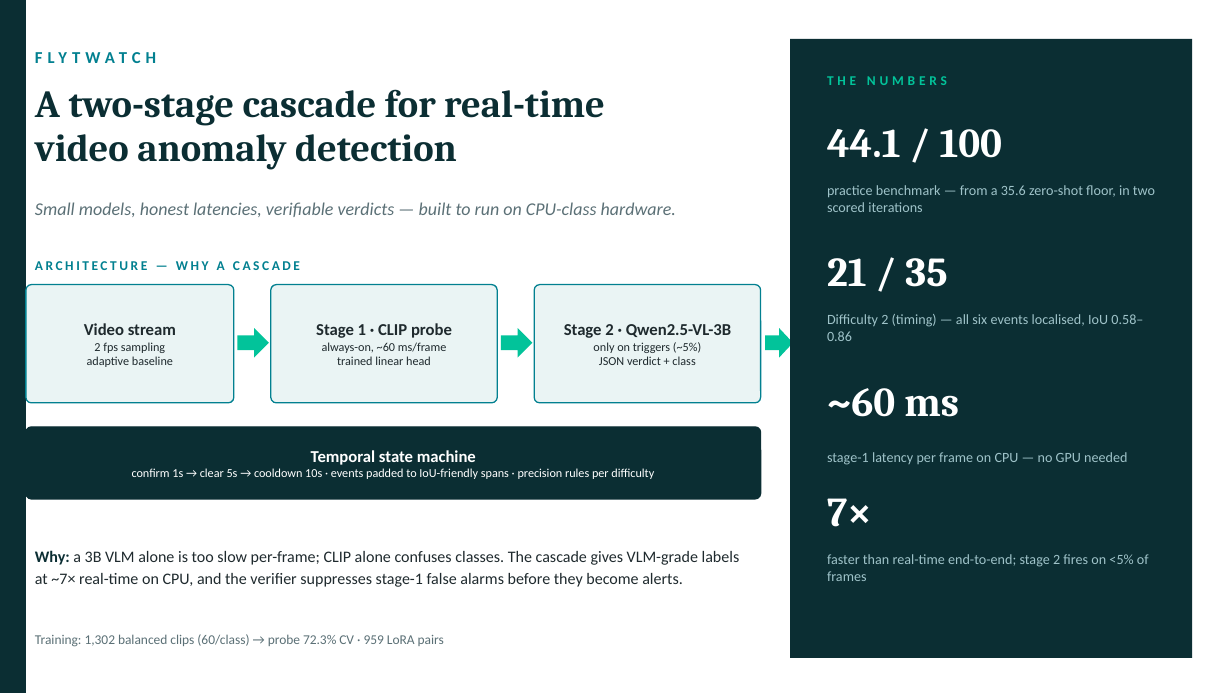
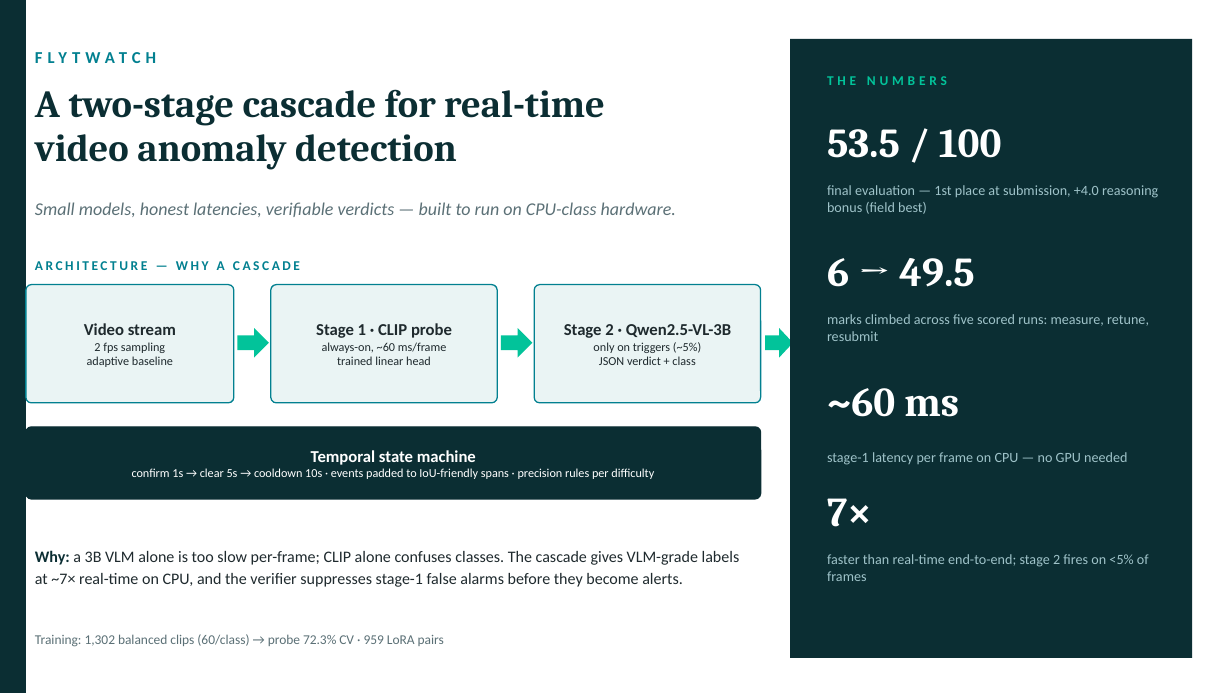
Before and after one commit to ambikeesshh/flytwatch, a slide deck: slide 1 of submission/FlytWatch_Final_2slides.pptx. Drawn at 1232x693 pixels with LibreOffice and Linux fonts; fonts in the diff are those of the drawing. Boxes give left, top, right and bottom in pixels: in the first picture for what was removed or moved away, otherwise in the second. Text is boxed around its words. In the diff, an @@ line names an element or a change of style, - is before the commit and + after.

Commit message:
final 7-slide deck + README accuracy fixes (Flask demo, deck naming)

```diff
--- a/submission/FlytWatch_Final_2slides.pptx
+++ b/submission/FlytWatch_Final_2slides.pptx
@@ text at [827,129,1002,158]: text changed @@
-44.1 / 100
+53.5 / 100
@@ text at [827,185,1158,214]: text changed @@
-practice benchmark — from a 35.6 zero-shot floor, in two scored iterations
+final evaluation — 1st place at submission, +4.0 reasoning bonus (field best)
@@ text at [827,258,974,287]: text changed @@
-21 / 35
+6 → 49.5
@@ text at [827,314,1149,341]: text changed @@
-Difficulty 2 (timing) — all six events localised, IoU 0.58–0.86
+marks climbed across five scored runs: measure, retune, resubmit
```
Also in this commit, not shown: 6 other files.
